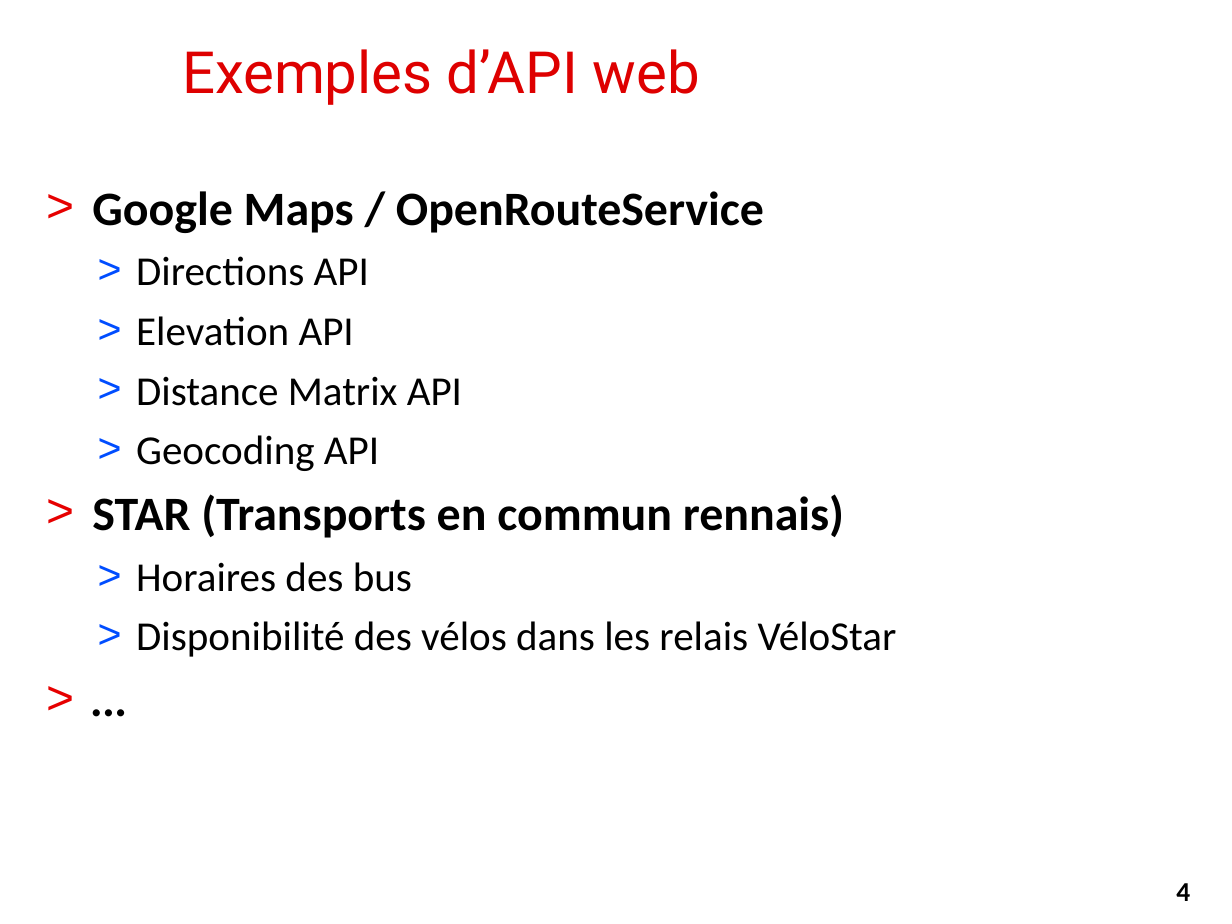
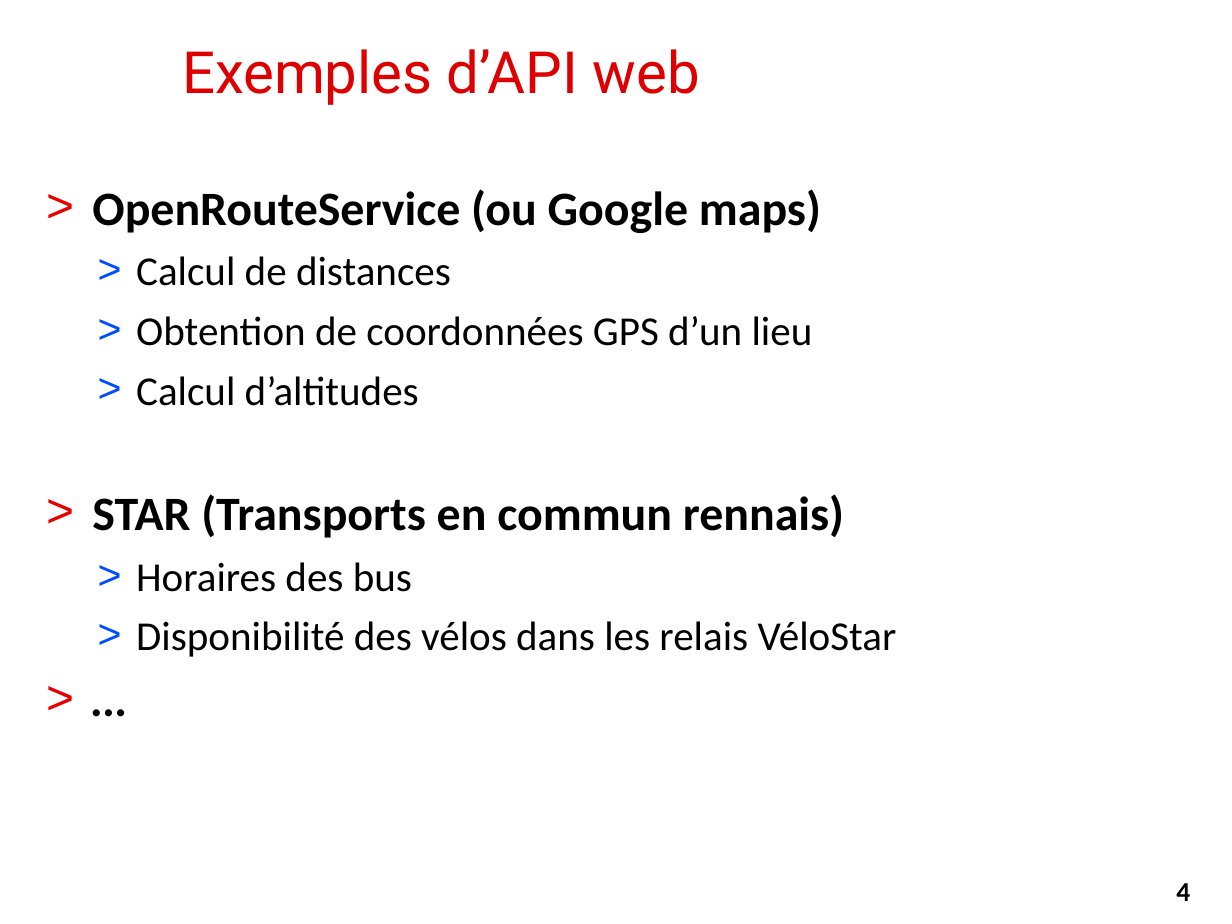
Before and after one commit to alemaitr/python_opendata_l2, a slide deck: slide 4 of cours3.pptx. Drawn at 1232x924 pixels with LibreOffice and Linux fonts; fonts in the diff are those of the drawing; background and template pictures are left out. Boxes give left, top, right and bottom in pixels: in the first picture for what was removed or moved away, otherwise in the second. Text is boxed around its words. In the diff, an @@ line names an element or a change of style, - is before the commit and + after.

```diff
--- a/cours3.pptx
+++ b/cours3.pptx
@@ text at [92, 189, 821, 406]: text changed @@
-> Google Maps / OpenRouteService
-  > Directions API
-  > Elevation API
-  > Distance Matrix API
-  > Geocoding API
+> OpenRouteService (ou Google maps)
+  > Calcul de distances
+  > Obtention de coordonnées GPS d’un lieu
+  > Calcul d’altitudes
```
Also in this commit, not shown: 1 other slide changed, 1 other file.
